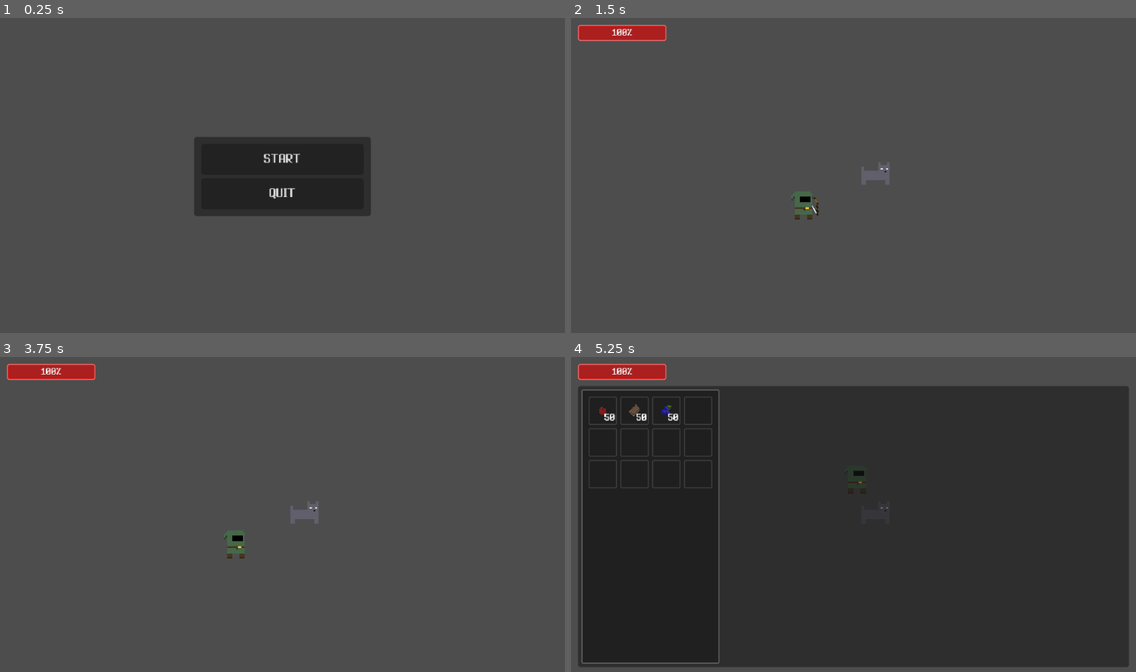
Above: before the commit, frames 1-4 (two rows, left to right).
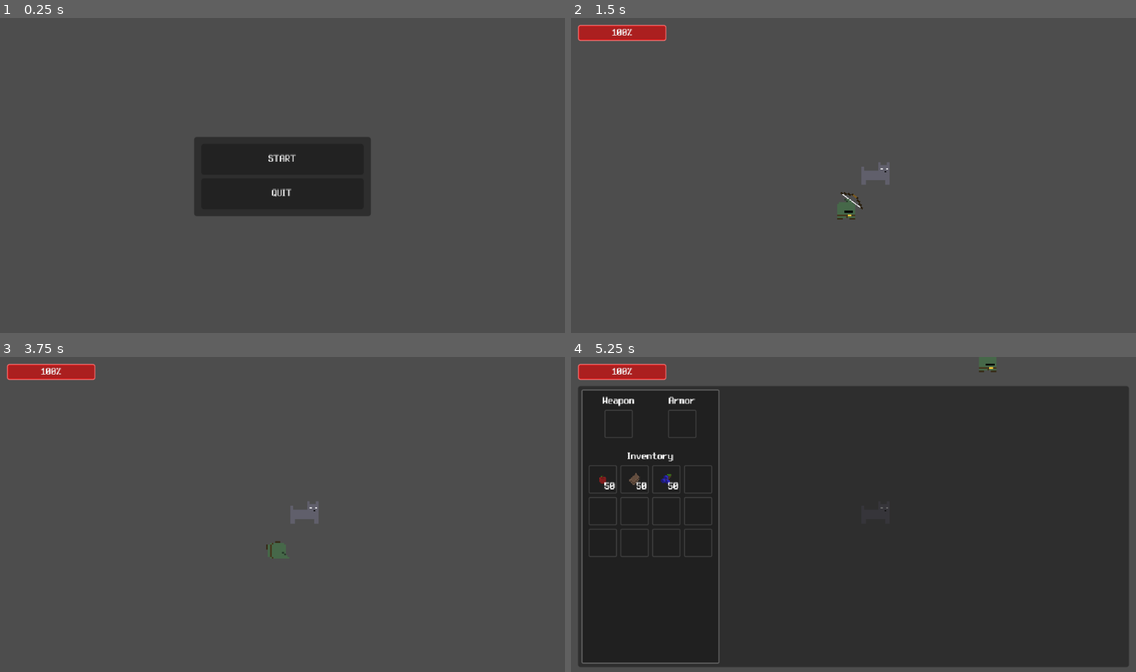
Above: after the commit, the same moments.

Repository: refrka/RPG-8
Game: Godot game, scene res://game_root.tscn
The game is run twice, just before and just after one commit, with the same random seed, the same clock (stepped at 60 frames per second) and the same inputs.
Inputs (mouse positions are in pixels of both pictures, inside the frame that each line leads up to):
- Up to frame 1 (0.25 s): no input
- Up to frame 2 (1.5 s): click "START" at 0.5 s; tap Enter at 1.25 s; move the mouse to (876, 169) at 1.27 s; hold D (move_right) from 1.28 s (still down); hold Space (dodge) from 1.28 s (still down); click (876, 169) at 1.42 s
- Up to frame 3 (3.75 s): move the mouse to (276, 539) at 2.02 s; release D (move_right) at 2.03 s; release Space (dodge) at 2.03 s; hold Escape (back) 2.03-2.75 s; click (276, 539) at 2.1 s; tap Space (dodge) at 2.3, 3.5 s; click "START" at 2.75 s; move the mouse to (339, 445) at 3.52 s; hold D (move_right) from 3.53 s (still down); hold Space (dodge) from 3.53 s (still down)
- Up to frame 4 (5.25 s): move the mouse to (825, 577) at 4.27 s; release D (move_right) at 4.28 s; release Space (dodge) at 4.28 s; hold W (move_up) 4.28-5.03 s; tap E (interact) at 4.35 s; click (825, 577) at 4.42 s; tap Space (dodge) at 4.55 s; move the mouse to (1023, 561) at 5.02 s; hold A (move_left) from 5.03 s (still down); hold Tab (profile) from 5.03 s (still down)

The runs differ from the first frame. In frame 1, 0.2% of the frame differs, in the area x 46-54%, y 42-58%; in frame 2, 0.5%; in frame 3, 0.4%; in frame 4, 1.5%, in the area x 3-76%, y 0-64%.

Commit message:
o

Diff:
--- a/entities/characters/creatures/wolf.tscn
+++ b/entities/characters/creatures/wolf.tscn
@@ -187,6 +187,7 @@
 
 [node name="BehaviorComponent" type="Node" parent="ComponentRoot" parent_id_path=PackedInt32Array(9866386) index="5" unique_id=1277958252]
 script = ExtResource("5_pinj3")
+disabled = true
 metadata/_custom_type_script = "uid://b1dr455elg62r"
 
 [node name="BodyAnimationPlayer" parent="." index="9" unique_id=1131495921]
--- a/items/equipment/weapons/short_sword/short_sword_def.tres
+++ b/items/equipment/weapons/short_sword/short_sword_def.tres
@@ -6,7 +6,7 @@
 
 [sub_resource type="Resource" id="Resource_w87oj"]
 script = ExtResource("1_jhqxb")
-damage_range = Vector2(10, 10)
+damage_range = Vector2(2, 4)
 metadata/_custom_type_script = "uid://dbmx2jm7n75c0"
 
 [sub_resource type="Resource" id="Resource_fdbda"]
--- a/resources/default_theme.tres
+++ b/resources/default_theme.tres
@@ -1,7 +1,7 @@
 [gd_resource type="Theme" format=3 uid="uid://cuq15pqo3flvx"]
 
-[ext_resource type="FontFile" uid="uid://d0juywjh5oxmt" path="res://resources/ReplaceTheSun.ttf" id="1_mwhd1"]
+[ext_resource type="FontFile" uid="uid://dmjfqutkm3uq1" path="res://resources/ReplaceTheSun.ttf" id="1_mwhd1"]
 
 [resource]
 default_font = ExtResource("1_mwhd1")
-default_font_size = 16
+default_font_size = 12
--- a/system/component/behavior_component.gd
+++ b/system/component/behavior_component.gd
@@ -40,6 +40,10 @@
 
 func _initialize(_entity: EntityNode) -> void:
 
+	if disabled:
+
+		return
+
 	super(_entity)
 
 	behavior_profile = entity.entity_def.behavior_profile.duplicate_deep()
@@ -60,6 +64,10 @@
 
 func _activate() -> void:
 
+	if disabled:
+
+		return
+
 	super()
 
 	_change_behavior(behavior_profile.default_behavior)
@@ -233,6 +241,10 @@
 
 func _physics_process(delta: float) -> void:
 
+	if !active or disabled:
+
+		return
+
 	if current_behavior:
 
 		current_behavior._tick(delta)
--- a/system/component/combat_component.gd
+++ b/system/component/combat_component.gd
@@ -376,7 +376,9 @@
 
 func _on_face_dir_updated() -> void:
 
-	entity.combat_root.rotation = movement_component.face_dir.angle()
+	if not entity is Player:
+
+		entity.combat_root.rotation = movement_component.face_dir.angle()
 
 
 
--- a/system/component/movement_component.gd
+++ b/system/component/movement_component.gd
@@ -60,7 +60,21 @@
 
 		entity.nav_agent.navigation_finished.connect(_on_navigation_finished)
 
-		entity.nav_agent.velocity_computed.connect(_on_velocity_computed)
+		if not entity is Player:
+
+			entity.nav_agent.velocity_computed.connect(_on_velocity_computed)
+
+	var input_component = entity.get_component(InputComponent)
+
+	if input_component:
+
+		input_component.dodge_pressed.connect(_on_dodge_input_pressed)
+
+	var dodging_state = entity.state_machine.get_state(BodyDodgingState)
+
+	if dodging_state:
+
+		dodging_state.dodge_complete.connect(_on_dodge_complete)
 
 
 
@@ -126,7 +140,7 @@
 
 func get_move_speed() -> float:
 
-	if move_speed_override > 0.0:
+	if move_speed_override >= 0.0:
 
 		return move_speed_override
 
@@ -201,6 +215,8 @@
 
 	var move_velocity = current_move_velocity
 
+	var move_speed = get_move_speed()
+
 	match movement_state:
 
 		MovementState.HALT:
@@ -215,7 +231,7 @@
 
 			else:
 
-				move_velocity = move_velocity.move_toward(current_move_dir * get_move_speed(), 8000.0 * delta)
+				move_velocity = move_velocity.move_toward(current_move_dir * move_speed, 8000.0 * delta)
 
 		MovementState.TARGET:
 
@@ -243,7 +259,7 @@
 
 				var path_dir = entity.global_position.direction_to(next_position)
 
-				move_velocity = move_velocity.move_toward(path_dir * get_move_speed(), 8000.0 * delta)
+				move_velocity = move_velocity.move_toward(path_dir * move_speed, 8000.0 * delta)
 
 		MovementState.POSITION:
 
@@ -257,7 +273,7 @@
 
 				var path_dir = entity.global_position.direction_to(next_position)
 
-				move_velocity = move_velocity.move_toward(path_dir * get_move_speed(), 8000.0 * delta)
+				move_velocity = move_velocity.move_toward(path_dir * move_speed, 8000.0 * delta)
 
 	var final_velocity = move_velocity + modifier_handler.get_vector_total()
 
@@ -282,3 +298,18 @@
 		face_dir = move_velocity.normalized()
 
 		face_dir_updated.emit()
+
+
+
+
+
+
+func _on_dodge_input_pressed() -> void:
+
+	entity.state_machine.request_state(BodyDodgingState)
+
+
+
+func _on_dodge_complete() -> void:
+
+	entity.state_machine.request_state(BodyIdleState)
--- a/system/entity/entity_node.gd
+++ b/system/entity/entity_node.gd
@@ -235,10 +235,6 @@
 
 		if component.get_component_script() == component_script:
 
-			if entity_def.entity_id == "wolf" and component_script == MovementComponent:
-
-				print("found one")
-
 			return component
 
 	return null
--- a/system/entity/projectile_node.tscn
+++ b/system/entity/projectile_node.tscn
@@ -11,12 +11,13 @@
 script = ExtResource("2_btenr")
 metadata/_custom_type_script = "uid://bpdbf5o18qx1d"
 
-[node name="ProjectileNode" type="CharacterBody2D" unique_id=798857217 node_paths=PackedStringArray("component_root", "animated_body_sprite", "hitbox", "on_screen_notifier")]
+[node name="ProjectileNode" type="CharacterBody2D" unique_id=798857217 node_paths=PackedStringArray("component_root", "state_machine", "animated_body_sprite", "hitbox", "on_screen_notifier")]
 collision_layer = 16
 collision_mask = 3
 script = ExtResource("1_p8c12")
 entity_def = SubResource("Resource_ewsyu")
 component_root = NodePath("ComponentRoot")
+state_machine = NodePath("StateMachine")
 animated_body_sprite = NodePath("CanvasGroup/AnimatedSprite2D")
 hitbox = NodePath("Hitbox")
 on_screen_notifier = NodePath("VisibleOnScreenNotifier2D")
@@ -40,12 +41,16 @@
 script = ExtResource("5_btenr")
 metadata/_custom_type_script = "uid://c5se0rbnp4361"
 
-[node name="StateMachine" type="Node" parent="." unique_id=1177146212]
+[node name="StateMachine" type="Node" parent="." unique_id=1177146212 node_paths=PackedStringArray("body_root", "combat_root")]
 script = ExtResource("1_lni4u")
+body_root = NodePath("BodyRoot")
+combat_root = NodePath("CombatRoot")
 metadata/_custom_type_script = "uid://rgx5lh01enbs"
 
 [node name="BodyRoot" type="Node" parent="StateMachine" unique_id=824657672]
 
+[node name="CombatRoot" type="Node" parent="StateMachine" unique_id=573199613]
+
 [node name="VisibleOnScreenNotifier2D" type="VisibleOnScreenNotifier2D" parent="." unique_id=1633559649]
 
 [editable path="Hitbox"]
--- a/system/inventory/inventory.gd
+++ b/system/inventory/inventory.gd
@@ -1,8 +1,13 @@
 class_name Inventory extends Resource
 
 
+
 signal slot_updated(slot_index: int)
 
+signal weapon_updated
+
+signal armor_updated
+
 
 @export var stacks: Array[ItemStack]
 
@@ -12,6 +17,8 @@
 
 @export var weapon: WeaponData
 
+@export var armor: ArmorData
+
 
 
 
@@ -181,3 +188,24 @@
 	stacks[index] = stack
 
 	slot_updated.emit(index)
+
+
+
+
+
+
+
+
+func _set_weapon(_weapon: WeaponData) -> void:
+
+	weapon = _weapon
+
+	weapon_updated.emit()
+
+
+
+func _set_armor(_armor: ArmorData) -> void:
+
+	armor = _armor
+
+	armor_updated.emit()
--- /dev/null
+++ b/system/item/armor_data.gd
@@ -0,0 +1 @@
+class_name ArmorData extends EquipmentData
--- a/system/modifier/modifier_handler.gd
+++ b/system/modifier/modifier_handler.gd
@@ -67,8 +67,6 @@
 
 			total *= modifier.float_value
 
-	print("total: ", total)
-
 	return total
 
 
--- a/system/player/player.tscn
+++ b/system/player/player.tscn
@@ -13,6 +13,7 @@
 [ext_resource type="Script" uid="uid://dgolaqlur1kg1" path="res://system/component/navigation_component.gd" id="10_dpa2h"]
 [ext_resource type="Texture2D" uid="uid://h7quth5qkg7e" path="res://items/equipment/weapons/short_bow/short_bow_charge_0.png" id="10_viji7"]
 [ext_resource type="Script" uid="uid://djwmq6um80d4a" path="res://system/sensor/sensor.gd" id="10_y7h06"]
+[ext_resource type="Script" uid="uid://c8rmu6ul8idvm" path="res://system/state/body_dodging_state.gd" id="12_h0hoi"]
 
 [sub_resource type="CapsuleShape2D" id="CapsuleShape2D_a8qsg"]
 radius = 4.0
@@ -26,6 +27,26 @@
 
 [sub_resource type="CircleShape2D" id="CircleShape2D_ukr2h"]
 radius = 18.0
+
+[sub_resource type="Animation" id="Animation_h0hoi"]
+length = 0.54745436
+tracks/0/type = "value"
+tracks/0/imported = false
+tracks/0/enabled = true
+tracks/0/path = NodePath("CanvasGroup/BodySprite:frame")
+tracks/0/interp = 1
+tracks/0/loop_wrap = true
+tracks/0/keys = {
+"times": PackedFloat32Array(0, 0.0638487, 0.1932499, 0.32147598, 0.3979539, 0.47469956),
+"transitions": PackedFloat32Array(1, 1, 1, 1, 1, 1),
+"update": 1,
+"values": [0, 8, 9, 10, 11, 0]
+}
+
+[sub_resource type="AnimationLibrary" id="AnimationLibrary_6v7yr"]
+_data = {
+&"dodge": SubResource("Animation_h0hoi")
+}
 
 [sub_resource type="Animation" id="Animation_ukr2h"]
 length = 0.001
@@ -100,6 +121,18 @@
 "transitions": PackedFloat32Array(1),
 "update": 1,
 "values": [null]
+}
+tracks/6/type = "value"
+tracks/6/imported = false
+tracks/6/enabled = true
+tracks/6/path = NodePath("CanvasGroup/CombatRoot/Hitbox/CollisionShape2D:position")
+tracks/6/interp = 1
+tracks/6/loop_wrap = true
+tracks/6/keys = {
+"times": PackedFloat32Array(0),
+"transitions": PackedFloat32Array(1),
+"update": 0,
+"values": [Vector2(0, 0)]
 }
 
 [sub_resource type="AnimationLibrary" id="AnimationLibrary_h3rsp"]
@@ -278,10 +311,22 @@
 tracks/5/interp = 1
 tracks/5/loop_wrap = true
 tracks/5/keys = {
-"times": PackedFloat32Array(0.038997896, 0.07492663),
+"times": PackedFloat32Array(0.038997896, 0.10141471),
 "transitions": PackedFloat32Array(1, 1),
 "update": 1,
 "values": [SubResource("RectangleShape2D_ukr2h"), null]
+}
+tracks/6/type = "value"
+tracks/6/imported = false
+tracks/6/enabled = true
+tracks/6/path = NodePath("CanvasGroup/CombatRoot/Hitbox/CollisionShape2D:position")
+tracks/6/interp = 1
+tracks/6/loop_wrap = true
+tracks/6/keys = {
+"times": PackedFloat32Array(0.03503261),
+"transitions": PackedFloat32Array(1),
+"update": 0,
+"values": [Vector2(18, 0)]
 }
 
 [sub_resource type="AnimationLibrary" id="AnimationLibrary_ukr2h"]
@@ -370,6 +415,13 @@
 [node name="BodyInteractingState" type="Node" parent="StateMachine/BodyRoot" parent_id_path=PackedInt32Array(614709305) index="1" unique_id=1801432227]
 script = ExtResource("8_1hkuc")
 
+[node name="BodyDodgingState" type="Node" parent="StateMachine/BodyRoot" parent_id_path=PackedInt32Array(614709305) index="2" unique_id=354539932]
+script = ExtResource("12_h0hoi")
+metadata/_custom_type_script = "uid://c8rmu6ul8idvm"
+
+[node name="BodyAnimationPlayer" parent="." index="11" unique_id=1131495921]
+libraries/player = SubResource("AnimationLibrary_6v7yr")
+
 [node name="CombatAnimationPlayer" parent="." index="12" unique_id=487937974]
 libraries/ = SubResource("AnimationLibrary_h3rsp")
 libraries/short_bow = SubResource("AnimationLibrary_viji7")
--- /dev/null
+++ b/system/state/body_dodging_state.gd
@@ -0,0 +1,62 @@
+class_name BodyDodgingState extends BodyState
+
+
+
+signal dodge_complete
+
+
+var animation_component: AnimationComponent
+
+var movement_component: MovementComponent
+
+
+
+
+func _initialize(_entity: EntityNode) -> void:
+
+	super(_entity)
+
+	animation_component = entity.get_component(AnimationComponent)
+
+	movement_component = entity.get_component(MovementComponent)
+
+
+
+
+
+func _enter() -> void:
+
+	super()
+
+	animation_component.play_body_animation("%s/dodge" % entity.entity_def.entity_id)
+
+	movement_component.set_move_speed_override(400.0)
+
+
+
+func _exit() -> void:
+
+	super()
+
+	movement_component.set_move_speed_override(-1.0)
+
+
+
+func _connect_signals() -> void:
+
+	animation_component.body_animation_finished.connect(_on_body_animation_finished)
+
+
+
+
+func _disconnect_signals() -> void:
+
+	animation_component.body_animation_finished.disconnect(_on_body_animation_finished)
+
+
+
+
+
+func _on_body_animation_finished(_anim_name: String) -> void:
+
+	dodge_complete.emit()
--- a/system/state/body_moving_state.gd
+++ b/system/state/body_moving_state.gd
@@ -0,0 +1 @@
+class_name BodyMovingState extends BodyState
--- a/system/ui/profile_overlay.gd
+++ b/system/ui/profile_overlay.gd
@@ -1,6 +1,10 @@
 class_name ProfileOverlay extends Overlay
 
 
+
+@export var weapon_slot: ItemSlot
+
+@export var armor_slot: ItemSlot
 
 @export var player_inventory_grid: InventoryGrid
 
@@ -8,22 +12,25 @@
 
 
 
+func _ready() -> void:
+
+	super()
+
+	Events.subscribe(PlayerInitializedEvent, _on_player_initialized)
 
 
 
-func _activate() -> void:
 
-	super()
+func _on_player_initialized(_event: Event) -> void:
 
 	var player = Game.get_player()
 
 	player_inventory_grid.load_inventory(player.inventory)
 
+	weapon_slot.parent_inventory = player.inventory
 
+	weapon_slot.set_stack(null)
 
+	armor_slot.parent_inventory = player.inventory
 
-func _deactivate() -> void:
-
-	super()
-
-	player_inventory_grid.clear()
+	armor_slot.set_stack(null)
--- a/system/ui/profile_overlay.tscn
+++ b/system/ui/profile_overlay.tscn
@@ -2,6 +2,7 @@
 
 [ext_resource type="Script" uid="uid://denpiircd5gpm" path="res://system/ui/profile_overlay.gd" id="1_rj1xw"]
 [ext_resource type="PackedScene" uid="uid://sfc25eghxe0k" path="res://system/ui/inventory_grid.tscn" id="2_eq570"]
+[ext_resource type="PackedScene" uid="uid://byceeb36ikncd" path="res://system/ui/item_slot.tscn" id="3_ey723"]
 
 [sub_resource type="StyleBoxFlat" id="StyleBoxFlat_rj1xw"]
 content_margin_left = 0.0
@@ -20,7 +21,7 @@
 corner_radius_bottom_left = 1
 corner_detail = 5
 
-[node name="ProfileOverlay" type="Control" unique_id=1384271334 node_paths=PackedStringArray("player_inventory_grid")]
+[node name="ProfileOverlay" type="Control" unique_id=1384271334 node_paths=PackedStringArray("weapon_slot", "armor_slot", "player_inventory_grid")]
 layout_mode = 3
 anchors_preset = 15
 anchor_right = 1.0
@@ -29,6 +30,8 @@
 grow_vertical = 2
 mouse_filter = 2
 script = ExtResource("1_rj1xw")
+weapon_slot = NodePath("MarginContainer/PanelContainer/MarginContainer/HBoxContainer/PanelContainer/MarginContainer/VBoxContainer/HBoxContainer2/ItemSlot")
+armor_slot = NodePath("MarginContainer/PanelContainer/MarginContainer/HBoxContainer/PanelContainer/MarginContainer/VBoxContainer/HBoxContainer2/ItemSlot2")
 player_inventory_grid = NodePath("MarginContainer/PanelContainer/MarginContainer/HBoxContainer/PanelContainer/MarginContainer/VBoxContainer/InventoryGrid")
 pause = true
 
@@ -72,5 +75,40 @@
 [node name="VBoxContainer" type="VBoxContainer" parent="MarginContainer/PanelContainer/MarginContainer/HBoxContainer/PanelContainer/MarginContainer" unique_id=2020169631]
 layout_mode = 2
 
+[node name="HBoxContainer" type="HBoxContainer" parent="MarginContainer/PanelContainer/MarginContainer/HBoxContainer/PanelContainer/MarginContainer/VBoxContainer" unique_id=489109893]
+layout_mode = 2
+
+[node name="Label" type="Label" parent="MarginContainer/PanelContainer/MarginContainer/HBoxContainer/PanelContainer/MarginContainer/VBoxContainer/HBoxContainer" unique_id=1786293301]
+layout_mode = 2
+size_flags_horizontal = 3
+text = "Weapon"
+horizontal_alignment = 1
+
+[node name="Label2" type="Label" parent="MarginContainer/PanelContainer/MarginContainer/HBoxContainer/PanelContainer/MarginContainer/VBoxContainer/HBoxContainer" unique_id=1454580195]
+layout_mode = 2
+size_flags_horizontal = 3
+text = "Armor"
+horizontal_alignment = 1
+
+[node name="HBoxContainer2" type="HBoxContainer" parent="MarginContainer/PanelContainer/MarginContainer/HBoxContainer/PanelContainer/MarginContainer/VBoxContainer" unique_id=28008816]
+layout_mode = 2
+
+[node name="ItemSlot" parent="MarginContainer/PanelContainer/MarginContainer/HBoxContainer/PanelContainer/MarginContainer/VBoxContainer/HBoxContainer2" unique_id=212764444 instance=ExtResource("3_ey723")]
+layout_mode = 2
+size_flags_horizontal = 6
+
+[node name="ItemSlot2" parent="MarginContainer/PanelContainer/MarginContainer/HBoxContainer/PanelContainer/MarginContainer/VBoxContainer/HBoxContainer2" unique_id=218606978 instance=ExtResource("3_ey723")]
+layout_mode = 2
+size_flags_horizontal = 6
+
+[node name="MarginContainer" type="MarginContainer" parent="MarginContainer/PanelContainer/MarginContainer/HBoxContainer/PanelContainer/MarginContainer/VBoxContainer" unique_id=1307915605]
+custom_minimum_size = Vector2(0, 8)
+layout_mode = 2
+
+[node name="Label" type="Label" parent="MarginContainer/PanelContainer/MarginContainer/HBoxContainer/PanelContainer/MarginContainer/VBoxContainer" unique_id=2138799572]
+layout_mode = 2
+text = "Inventory"
+horizontal_alignment = 1
+
 [node name="InventoryGrid" parent="MarginContainer/PanelContainer/MarginContainer/HBoxContainer/PanelContainer/MarginContainer/VBoxContainer" unique_id=1178125265 instance=ExtResource("2_eq570")]
 layout_mode = 2
Not shown, added: system/component/movement_component_2.gd.uid
Not shown, added: system/item/armor_data.gd.uid
Not shown, added: system/state/body_dodging_state.gd.uid
